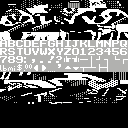
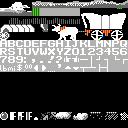
Two versions of the same layered image (128x128). Layer-by-layer changes:
hid "suppliesB.png" over (0, 0, 128, 120)
added layer "patternB.bmp #1" above "patternB.bmp" over (0, 0, 128, 120)
